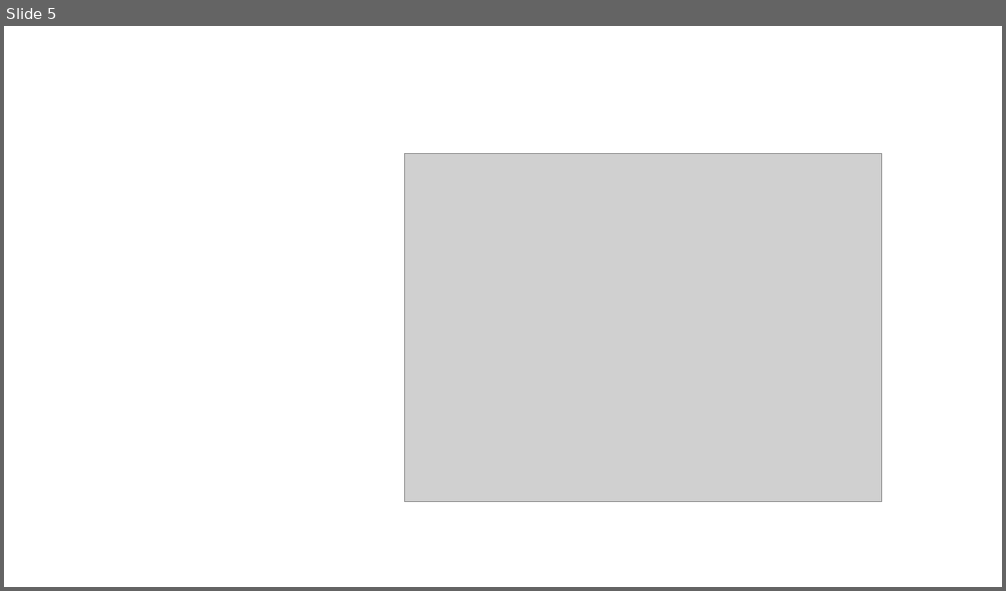
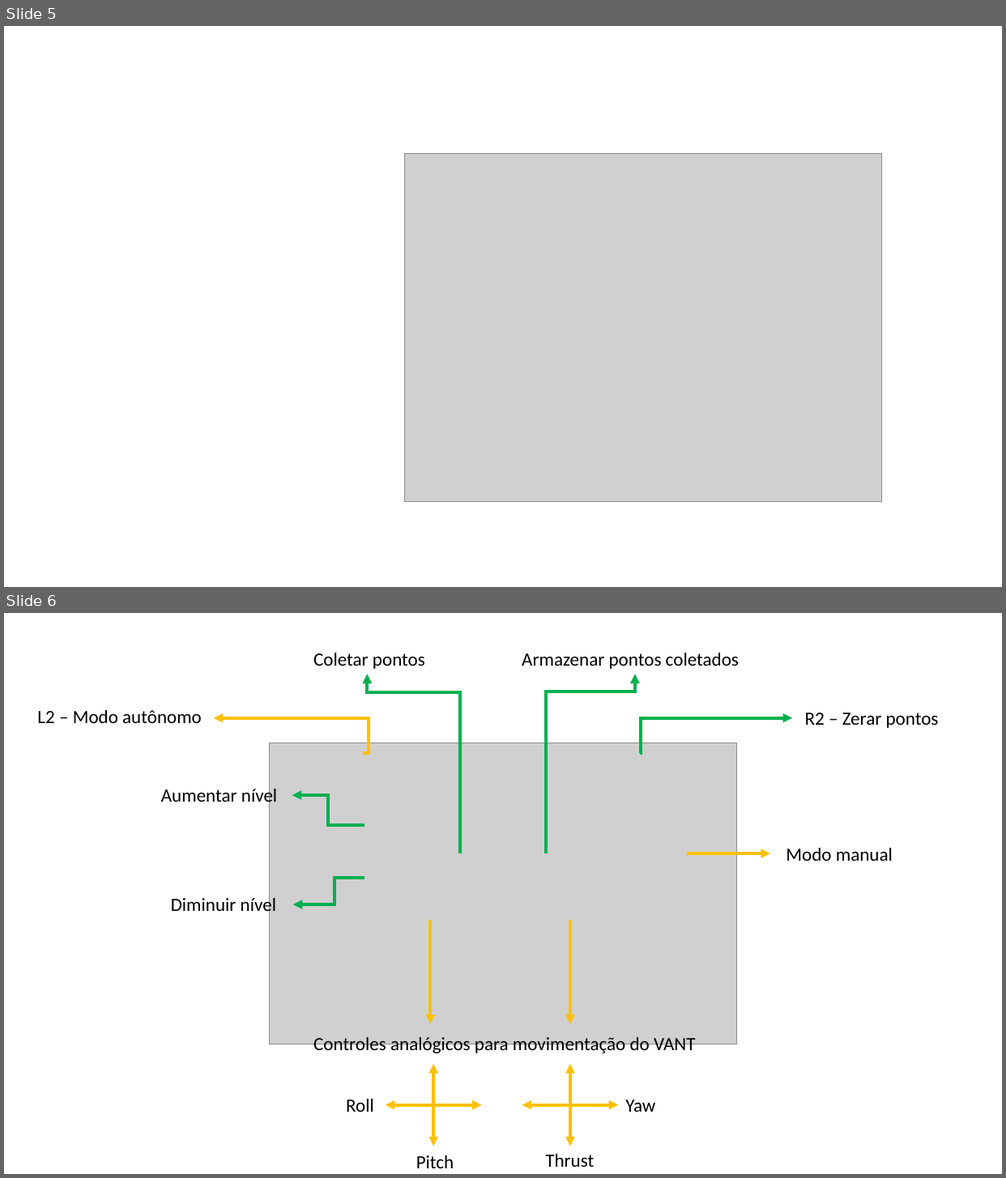
Before and after one commit to matheuskraemer/pfc, a slide deck: doc/pfc/Imagens/Imagens.pptx. Shown one above the other, each under a label of ours: slide 5 before the commit, slides 5 and 6 after it. The pictures are 1006x591 and 1006x1178 pixels, drawn with LibreOffice and Linux fonts; fonts in the diff are those of the drawing; grey boxes stand for pictures. Boxes give left, top, right and bottom in pixels: in the first picture for what was removed or moved away, otherwise in the second. Text is boxed around its words. In the diff, an @@ line names an element or a change of style, - is before the commit and + after.

```diff
--- a/doc/pfc/Imagens/Imagens.pptx
+++ b/doc/pfc/Imagens/Imagens.pptx
@@ slide 6 added at [4, 613, 1002, 1174], background #FFFFFF @@
@@ text added at [313, 653, 425, 669], 18 pt, text #000000 @@
+Coletar pontos
@@ text added at [522, 653, 739, 669], 18 pt, text #000000 @@
+Armazenar pontos coletados
@@ elbow arrow added from (460, 854) to (367, 674), #00B050 3 pt @@
@@ elbow arrow added from (546, 854) to (635, 674), #00B050 3 pt @@
@@ text added at [37, 710, 202, 723], 18 pt, text #000000 @@
+L2 – Modo autônomo
@@ elbow arrow added from (363, 753) to (214, 717), #FFC000 3 pt @@
@@ elbow arrow added from (641, 754) to (792, 717), #00B050 3 pt @@
@@ text added at [805, 713, 939, 728], 18 pt, text #000000 @@
+R2 – Zerar pontos
@@ picture added at [269, 743, 737, 1044] @@
@@ text added at [161, 786, 277, 807], 18 pt, text #000000 @@
+Aumentar nível
@@ elbow arrow added from (364, 825) to (292, 795), #00B050 3 pt @@
@@ arrow added from (687, 854) to (770, 854), #FFC000 3 pt @@
@@ text added at [786, 848, 893, 861], 18 pt, text #000000 @@
+Modo manual
@@ elbow arrow added from (364, 878) to (293, 905), #00B050 3 pt @@
@@ text added at [171, 896, 276, 917], 18 pt, text #000000 @@
+Diminuir nível
@@ arrow added from (431, 920) to (431, 1024), #FFC000 3 pt @@
@@ arrow added from (570, 920) to (570, 1024), #FFC000 3 pt @@
@@ text added at [313, 1037, 696, 1055], 18 pt, text #000000 @@
+Controles analógicos para movimentação do VANT
@@ double arrow added from (434, 1064) to (434, 1147), #FFC000 3 pt @@
@@ double arrow added from (570, 1064) to (570, 1147), #FFC000 3 pt @@
@@ text added at [346, 1099, 374, 1112], 18 pt, text #000000 @@
+Roll
@@ double arrow added from (386, 1105) to (482, 1105), #FFC000 3 pt @@
@@ double arrow added from (522, 1105) to (619, 1105), #FFC000 3 pt @@
@@ text added at [625, 1100, 655, 1112], 18 pt, text #000000 @@
+Yaw
@@ text added at [416, 1156, 454, 1169], 18 pt, text #000000 @@
+Pitch
@@ text added at [545, 1154, 594, 1167], 18 pt, text #000000 @@
+Thrust
```
Also in this commit, not shown: 3 other slides added, 3 other files.
